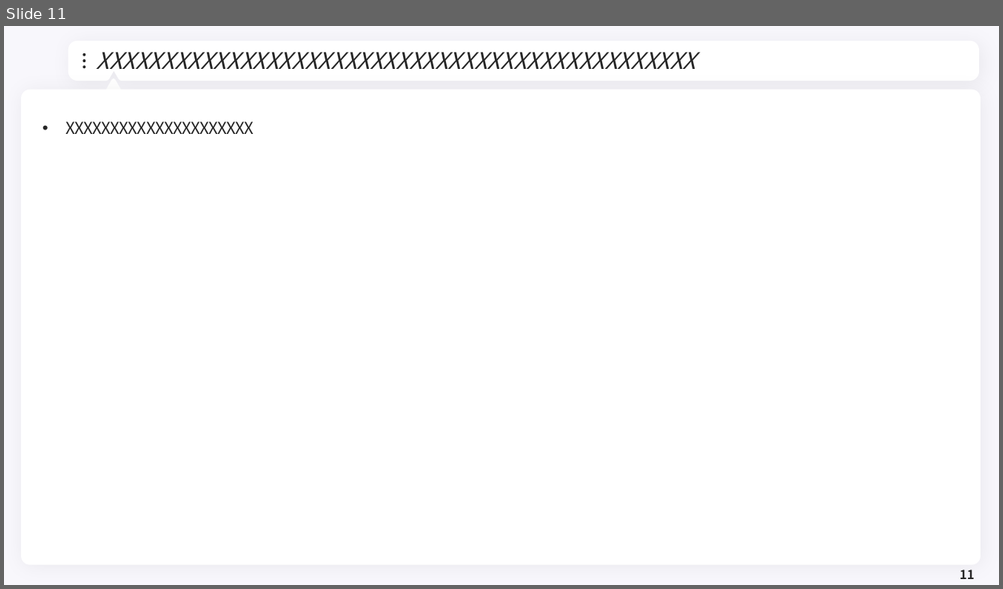
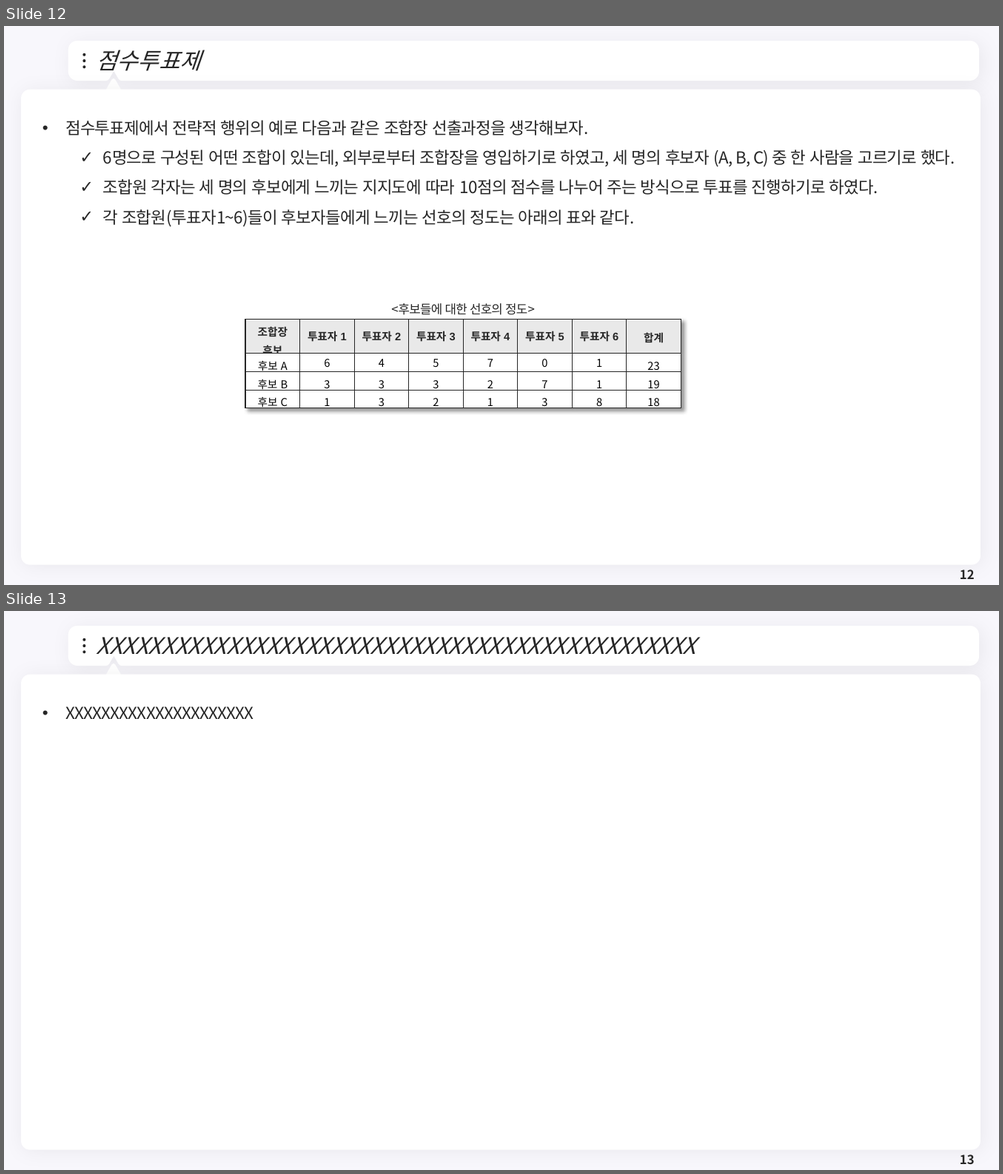
Before and after one commit to meandthey/Teaching, a slide deck: 재정학/01_Lectures/재정학_Chapter_5.pptx. Shown one above the other, each under a label of ours: slide 11 before the commit, slides 12 and 13 after it. The pictures are 1003x589 and 1003x1174 pixels, drawn with LibreOffice and Linux fonts; fonts in the diff are those of the drawing; background and template pictures are left out. Boxes give left, top, right and bottom in pixels: in the first picture for what was removed or moved away, otherwise in the second. Text is boxed around its words. In the diff, an @@ line names an element or a change of style, - is before the commit and + after.

```diff
--- a/재정학/01_Lectures/재정학_Chapter_5.pptx
+++ b/재정학/01_Lectures/재정학_Chapter_5.pptx
@@ slide 12 added at box(4, 26, 999, 585), background #F8F7FC; not listed: 7 template elements that a slide beside it also shows @@
@@ title added at box(96, 50, 200, 71), 22 pt, text #262626, italic @@
+점수투표제
@@ text added at box(65, 120, 955, 227), 16 pt, text #262626 @@
+• 점수투표제에서 전략적 행위의 예로 다음과 같은 조합장 선출과정을 생각해보자.
+  ✓ 6명으로 구성된 어떤 조합이 있는데, 외부로부터 조합장을 영입하기로 하였고, 세 명의 후보자 (A, B, C) 중 한 사람을 고르기로 했다.
+  ✓ 조합원 각자는 세 명의 후보에게 느끼는 지지도에 따라 10점의 점수를 나누어 주는 방식으로 투표를 진행하기로 하였다.
+  ✓ 각 조합원(투표자1~6)들이 후보자들에게 느끼는 선호의 정도는 아래의 표와 같다.
@@ text added at box(391, 304, 535, 315), 12 pt, text #262626 @@
+<후보들에 대한 선호의 정도>
@@ table added at box(245, 319, 680, 413), 4 rows, 8 columns @@
+조합장 후보 | 투표자 1 | 투표자 2 | 투표자 3 | 투표자 4 | 투표자 5 | 투표자 6 | 합계
+후보 A | 6 | 4 | 5 | 7 | 0 | 1 | 23
+후보 B | 3 | 3 | 3 | 2 | 7 | 1 | 19
+후보 C | 1 | 3 | 2 | 1 | 3 | 8 | 18
@@ page number added at box(959, 570, 974, 580), 12 pt, text #262626, bold @@
+12
@@ what was slide 11 is now slide 13 @@
@@ page number at box(959, 1155, 974, 1165): text changed @@
-11
+13
```
Also in this commit, not shown: 1 slide changed, 1 other slide added.
